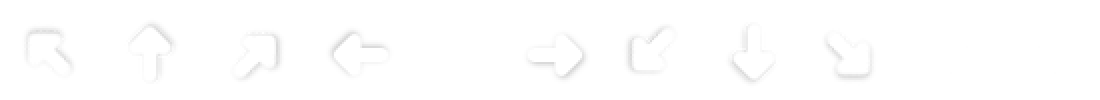
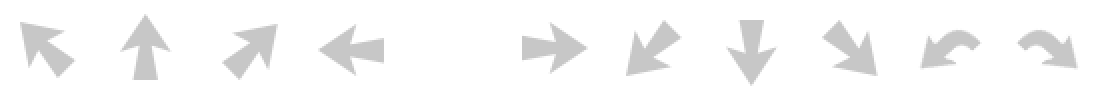
Layered file, before and after one edit (1100x100). Changes by layer:
painted on "Transformation" over [230, 28, 1080, 84]
removed layer "Transformation #2" over [1020, 32, 1076, 70]
renamed "Transformation #1" to "Pasted Layer", painted on it over [918, 28, 982, 70]
renamed "Drop Shadow" to "k", moved it above "l", painted on it over [120, 14, 178, 84]
added layer "l" above "i" over [222, 24, 278, 80]
renamed "Drop Shadow copy #5" to "i", moved it above "m", painted on it over [318, 24, 392, 78]
renamed "Drop Shadow copy #9" to "m", painted on it over [522, 22, 590, 82]
renamed "Drop Shadow copy #6" to "p", painted on it over [624, 20, 682, 76]
renamed "Drop Shadow copy #7" to "o", moved it above "n", painted on it over [726, 20, 778, 86]
renamed "Drop Shadow copy #8" to "n", painted on it over [822, 20, 878, 82]
renamed "Drop Shadow copy #4" to "j", moved it below "n", painted on it over [20, 22, 76, 78]
